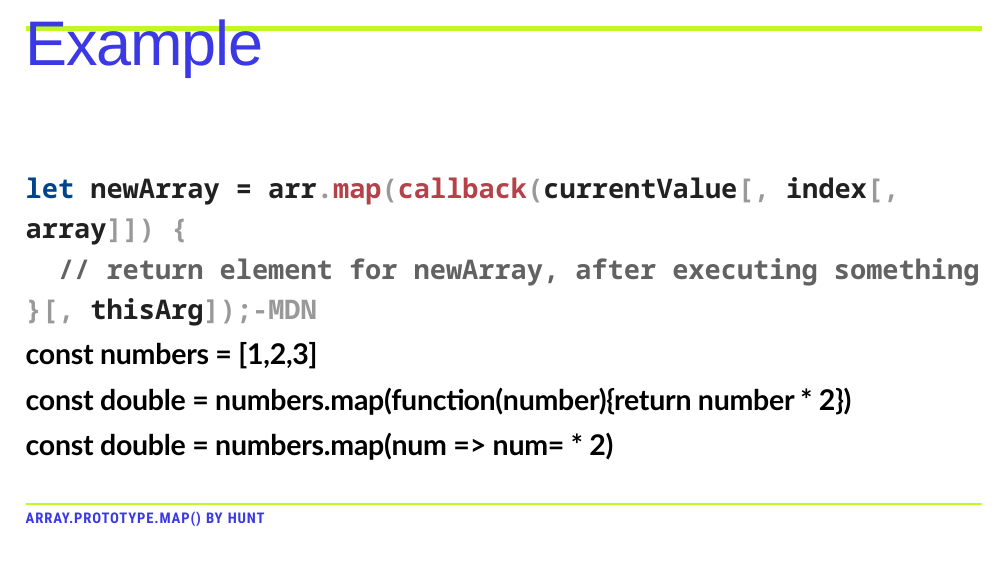
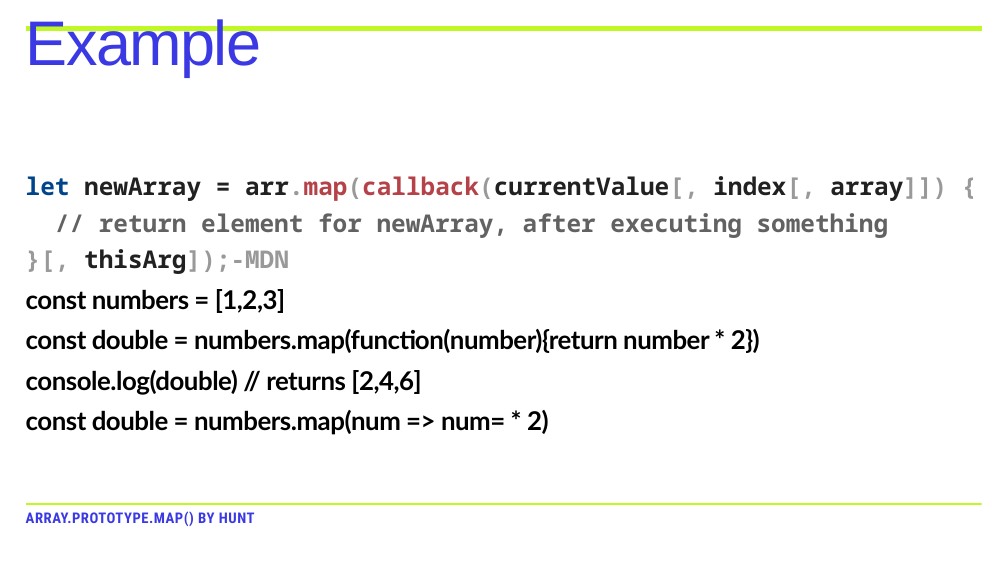
Before and after one commit to arthuranteater/map-prompt, a slide deck: slide 6 of powerpoint/Map_Lesson.pptx. Drawn at 1008x567 pixels with LibreOffice and Linux fonts; fonts in the diff are those of the drawing. Boxes give left, top, right and bottom in pixels: in the first picture for what was removed or moved away, otherwise in the second. Text is boxed around its words. In the diff, an @@ line names an element or a change of style, - is before the commit and + after.

```diff
--- a/powerpoint/Map_Lesson.pptx
+++ b/powerpoint/Map_Lesson.pptx
@@ title "Example" at <box>26,19,262,76</box>: letter spacing -2.4 to -3 pt @@
@@ text at <box>26,176,947,435</box>: size 51.4 to 46.4 pt in "let newArray = arr.map(callback(currentValue[, index[, array ...", "// return element for newArray, after executing ...", "}[, thisArg]);-MDN"; size 54.3 to 49.1 pt, letter spacing -0.5 to -0.9 pt in "const numbers = [1,2,3]", "const double = numbers.map(function(number){return number *  ...", "const double = numbers.map(num => num= * ..."; line spacing 77pt to 70pt; less space between paragraphs @@
@@ text at <box>26,370,421,395</box>: paragraph added @@
+console.log(double) // returns [2,4,6]
@@ text "ARRAY.PROTOTYPE.MAP() BY HUNT" at <box>26,511,255,526</box>: letter spacing 1.7 to 1 pt @@
```
Also in this commit, not shown: 8 other slides changed.
